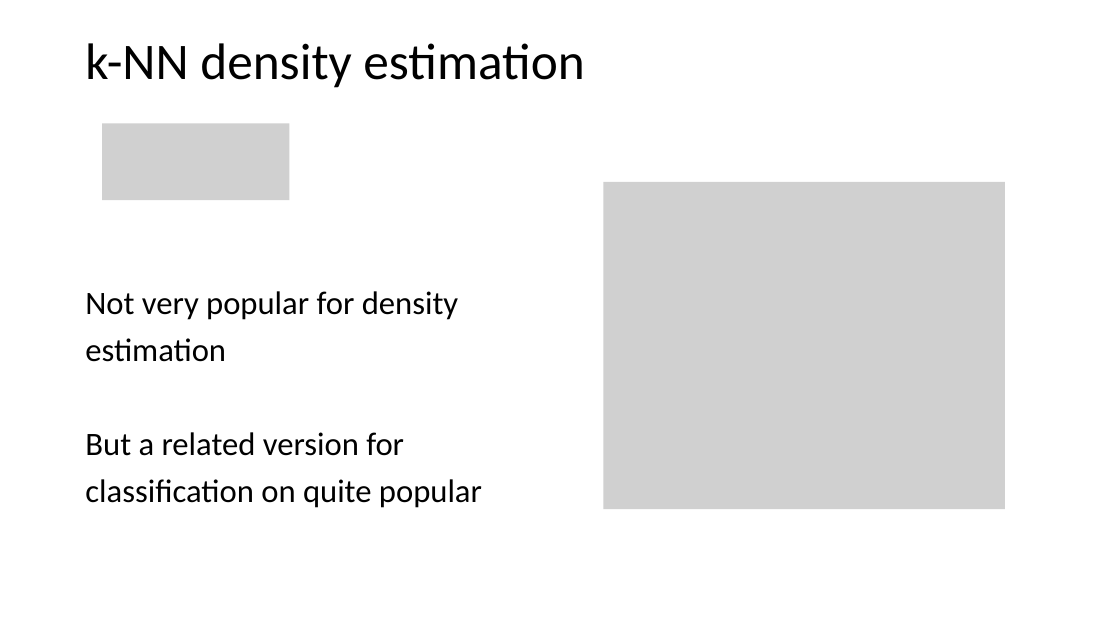
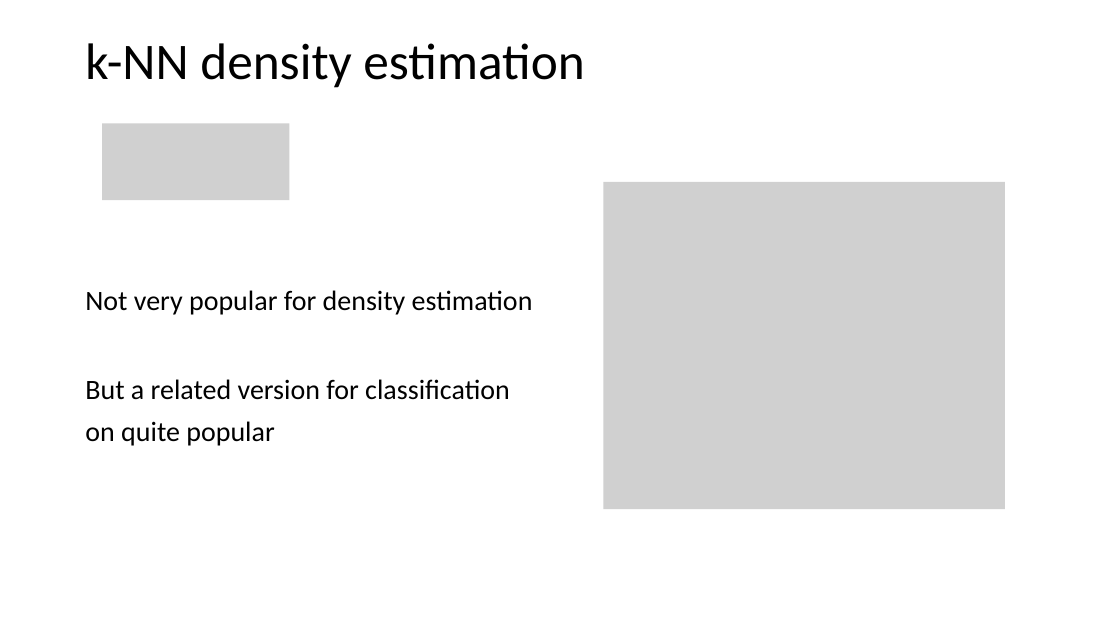
Before and after one commit to SaKhosravi/machine_learning, a slide deck: slide 21 of slides/slide-knn.pptx (slide 20 before the commit). Drawn at 1120x630 pixels with LibreOffice and Linux fonts; fonts in the diff are those of the drawing; grey boxes stand for pictures. Boxes give left, top, right and bottom in pixels: in the first picture for what was removed or moved away, otherwise in the second. Text is boxed around its words. In the diff, an @@ line names an element or a change of style, - is before the commit and + after.

```diff
--- a/slides/slide-knn.pptx
+++ b/slides/slide-knn.pptx
@@ text at [85,290,533,446]: text changed; size 28 to 24 pt @@
-Not very popular for density
-estimation
-But a related version for
-classification on quite popular
+Not very popular for density estimation
+But a related version for classification
+on quite popular
```
Also in this commit, not shown: 16 other slides changed, 10 slides added, 5 slides removed.
